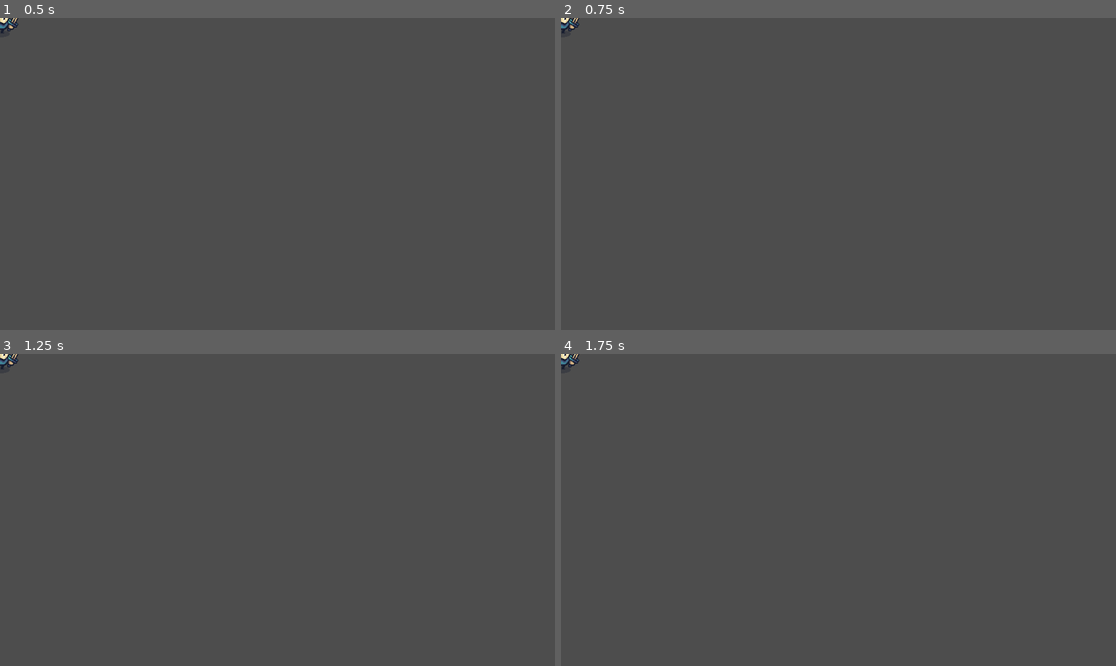
Above: before the commit, frames 1-4 (two rows, left to right).
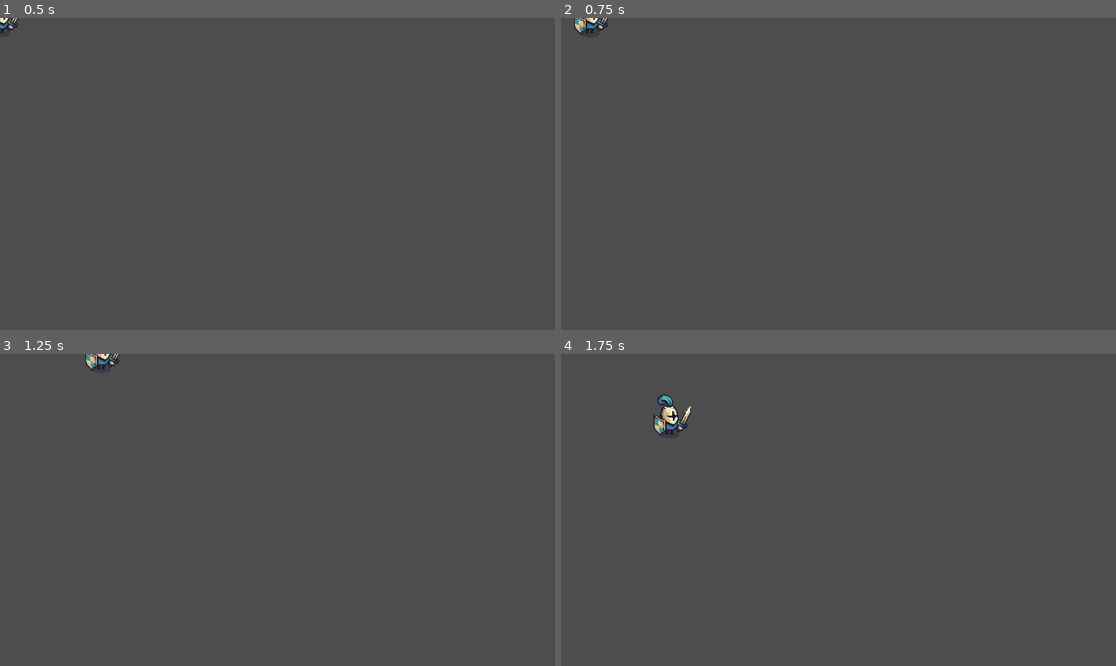
Above: after the commit, the same moments.

Repository: XxnosexX23/game-warrior
Game: Godot game, scene res://scenes/warrior_blue.tscn
The game is run twice, just before and just after one commit, with the same random seed, the same clock (stepped at 60 frames per second) and the same inputs. The project has no main scene, so this scene is started directly.
Inputs:
- Up to frame 1 (0.5 s): no input
- Up to frame 2 (0.75 s): tap Enter at 0.5 s; hold D (right, bound only after the commit) from 0.53 s (still down)
- Up to frame 3 (1.25 s): keep holding D (right, bound only after the commit)
- Up to frame 4 (1.75 s): release D (right, bound only after the commit) at 1.28 s; hold S (down, bound only after the commit) from 1.28 s (still down)

Frame 1 is identical in both runs. In frame 2, 0.3% of the frame differs, in the area x 0-9%, y 0-6%; in frame 3, 0.4%; in frame 4, 0.6%, in the area x 0-24%, y 0-27%.

Commit message:
se crea el movimiento del personaje

Diff:
--- a/project.godot
+++ b/project.godot
@@ -14,6 +14,33 @@
 config/features=PackedStringArray("4.2", "Forward Plus")
 config/icon="res://icon.svg"
 
+[input]
+
+up={
+"deadzone": 0.5,
+"events": [Object(InputEventKey,"resource_local_to_scene":false,"resource_name":"","device":-1,"window_id":0,"alt_pressed":false,"shift_pressed":false,"ctrl_pressed":false,"meta_pressed":false,"pressed":false,"keycode":0,"physical_keycode":87,"key_label":0,"unicode":119,"echo":false,"script":null)
+, Object(InputEventKey,"resource_local_to_scene":false,"resource_name":"","device":-1,"window_id":0,"alt_pressed":false,"shift_pressed":false,"ctrl_pressed":false,"meta_pressed":false,"pressed":false,"keycode":0,"physical_keycode":4194320,"key_label":0,"unicode":0,"echo":false,"script":null)
+]
+}
+down={
+"deadzone": 0.5,
+"events": [Object(InputEventKey,"resource_local_to_scene":false,"resource_name":"","device":-1,"window_id":0,"alt_pressed":false,"shift_pressed":false,"ctrl_pressed":false,"meta_pressed":false,"pressed":false,"keycode":0,"physical_keycode":83,"key_label":0,"unicode":115,"echo":false,"script":null)
+, Object(InputEventKey,"resource_local_to_scene":false,"resource_name":"","device":-1,"window_id":0,"alt_pressed":false,"shift_pressed":false,"ctrl_pressed":false,"meta_pressed":false,"pressed":false,"keycode":0,"physical_keycode":4194322,"key_label":0,"unicode":0,"echo":false,"script":null)
+]
+}
+left={
+"deadzone": 0.5,
+"events": [Object(InputEventKey,"resource_local_to_scene":false,"resource_name":"","device":-1,"window_id":0,"alt_pressed":false,"shift_pressed":false,"ctrl_pressed":false,"meta_pressed":false,"pressed":false,"keycode":0,"physical_keycode":65,"key_label":0,"unicode":97,"echo":false,"script":null)
+, Object(InputEventKey,"resource_local_to_scene":false,"resource_name":"","device":-1,"window_id":0,"alt_pressed":false,"shift_pressed":false,"ctrl_pressed":false,"meta_pressed":false,"pressed":false,"keycode":0,"physical_keycode":4194319,"key_label":0,"unicode":0,"echo":false,"script":null)
+]
+}
+right={
+"deadzone": 0.5,
+"events": [Object(InputEventKey,"resource_local_to_scene":false,"resource_name":"","device":-1,"window_id":0,"alt_pressed":false,"shift_pressed":false,"ctrl_pressed":false,"meta_pressed":false,"pressed":false,"keycode":0,"physical_keycode":68,"key_label":0,"unicode":100,"echo":false,"script":null)
+, Object(InputEventKey,"resource_local_to_scene":false,"resource_name":"","device":-1,"window_id":0,"alt_pressed":false,"shift_pressed":false,"ctrl_pressed":false,"meta_pressed":false,"pressed":false,"keycode":0,"physical_keycode":4194321,"key_label":0,"unicode":0,"echo":false,"script":null)
+]
+}
+
 [rendering]
 
 textures/canvas_textures/default_texture_filter=0
--- a/scenes/warrior_blue.tscn
+++ b/scenes/warrior_blue.tscn
@@ -1,6 +1,7 @@
-[gd_scene load_steps=10 format=3 uid="uid://b5lv22oixasxd"]
+[gd_scene load_steps=11 format=3 uid="uid://b5lv22oixasxd"]
 
 [ext_resource type="Texture2D" uid="uid://cat2ru5c2qgmu" path="res://assets/Tiny Swords (Update 010)/Factions/Knights/Troops/Warrior/Blue/Warrior_Blue.png" id="1_0415t"]
+[ext_resource type="Script" path="res://scripts/warrior_blue.gd" id="1_m40vt"]
 
 [sub_resource type="AtlasTexture" id="AtlasTexture_a8lt5"]
 atlas = ExtResource("1_0415t")
@@ -56,11 +57,12 @@
 size = Vector2(38, 32)
 
 [node name="warrior_blue" type="CharacterBody2D"]
+script = ExtResource("1_m40vt")
 
 [node name="AnimatedSprite2D" type="AnimatedSprite2D" parent="."]
 sprite_frames = SubResource("SpriteFrames_la6ig")
 animation = &"idle"
-frame_progress = 0.988586
+frame_progress = 0.807113
 
 [node name="CollisionShape2D" type="CollisionShape2D" parent="."]
 position = Vector2(0, 16)
--- /dev/null
+++ b/scripts/warrior_blue.gd
@@ -0,0 +1,21 @@
+extends CharacterBody2D
+
+
+const SPEED = 300.0
+const JUMP_VELOCITY = -400.0
+
+func _physics_process(delta):
+
+	var direction_x = Input.get_axis("left", "right")
+	if direction_x:
+		velocity.x = direction_x * SPEED
+	else:
+		velocity.x = move_toward(velocity.x, 0, SPEED)
+
+	var direction_y = Input.get_axis("up", "down")
+	if direction_y:
+		velocity.y = direction_y * SPEED
+	else:
+		velocity.y = move_toward(velocity.y, 0, SPEED)
+
+	move_and_slide()
